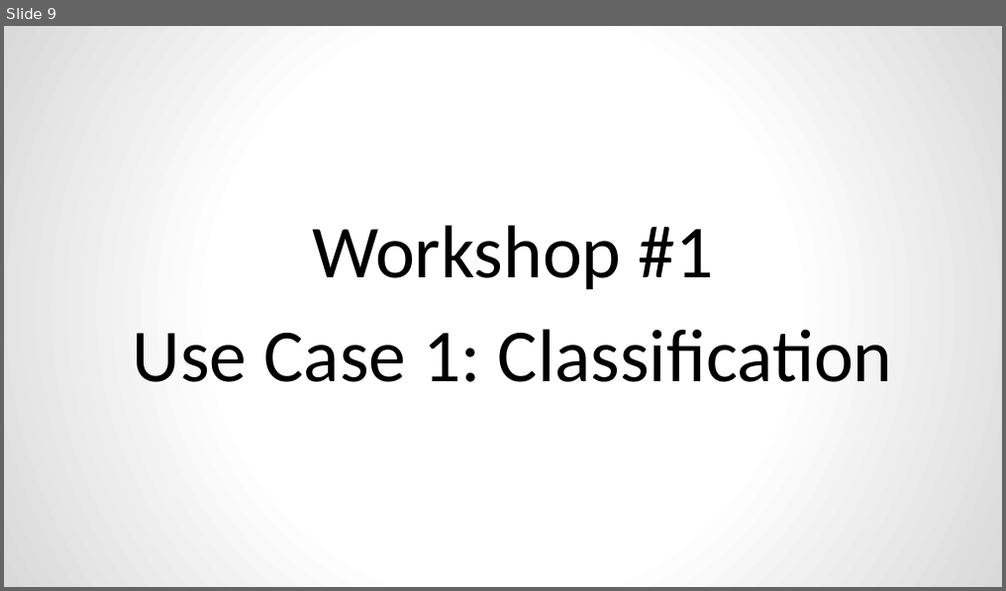
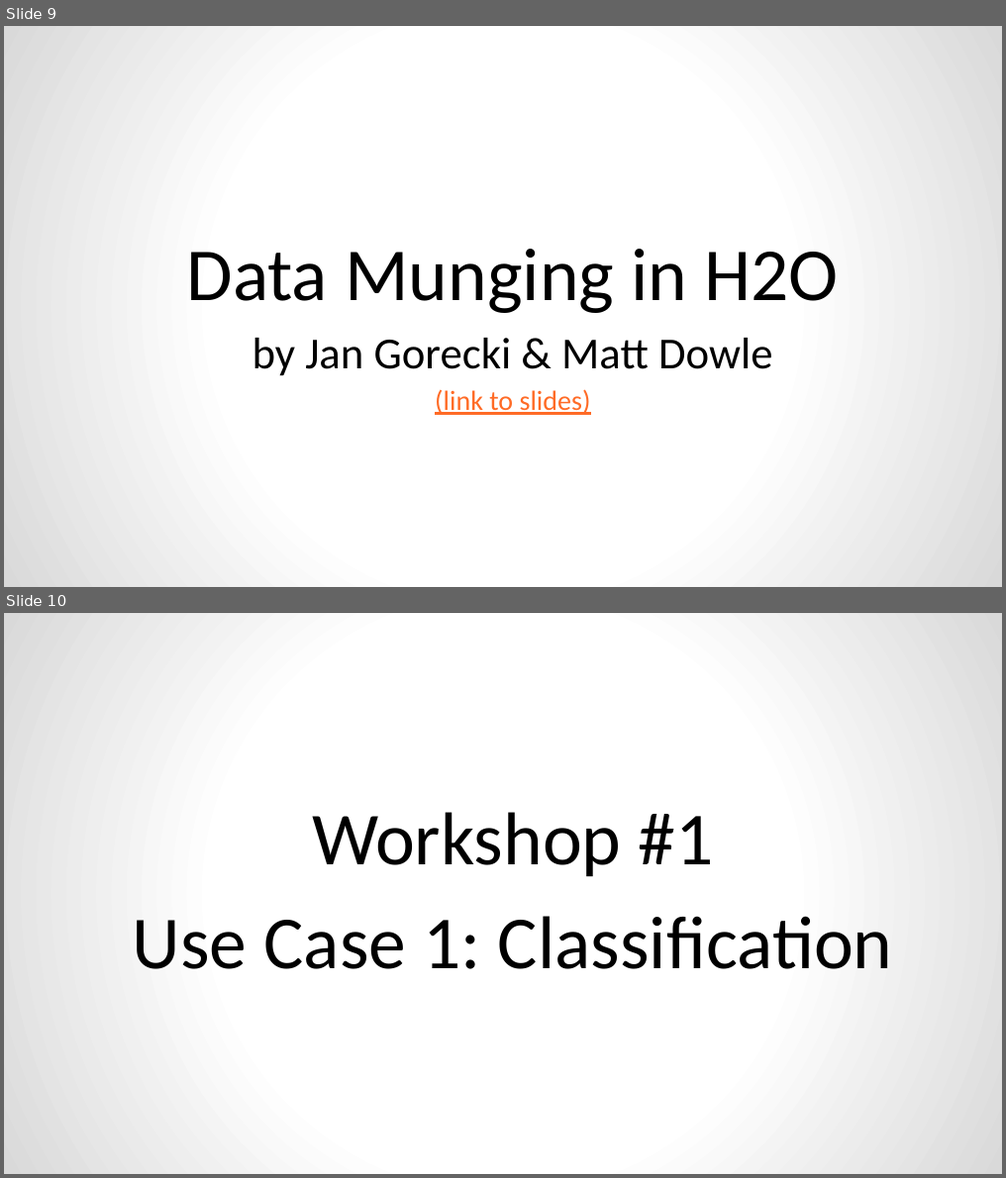
Before and after one commit to woobe/H2O_London_Workshop, a slide deck: slides/02_H2O_Workshop.pptx. Shown one above the other, each under a label of ours: slide 9 before the commit, slides 9 and 10 after it. The pictures are 1006x591 and 1006x1178 pixels, drawn with LibreOffice and Linux fonts; fonts in the diff are those of the drawing; background and template pictures are left out. Boxes give left, top, right and bottom in pixels: in the first picture for what was removed or moved away, otherwise in the second. Text is boxed around its words. In the diff, an @@ line names an element or a change of style, - is before the commit and + after.

```diff
--- a/slides/02_H2O_Workshop.pptx
+++ b/slides/02_H2O_Workshop.pptx
@@ slide 9 added at (x1=4, y1=26, x2=1002, y2=587), background gradient #FFFFFF to #D9D9D9 @@
@@ subtitle added at (x1=187, y1=249, x2=838, y2=415), 32 pt, text #000000 @@
+Data Munging in H2O
+by Jan Gorecki & Matt Dowle
+(link to slides)
@@ what was slide 9 is now slide 10 @@
```
Also in this commit, not shown: 6 slides changed, 10 other slides added, 1 slide removed.
